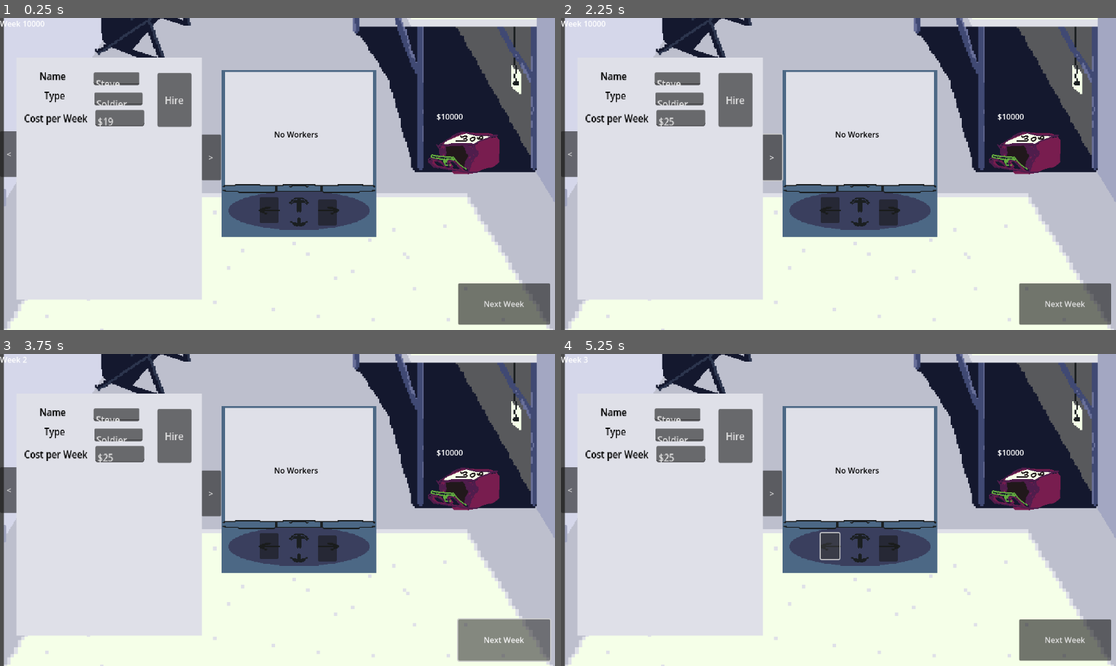
Above: before the commit, frames 1-4 (two rows, left to right).
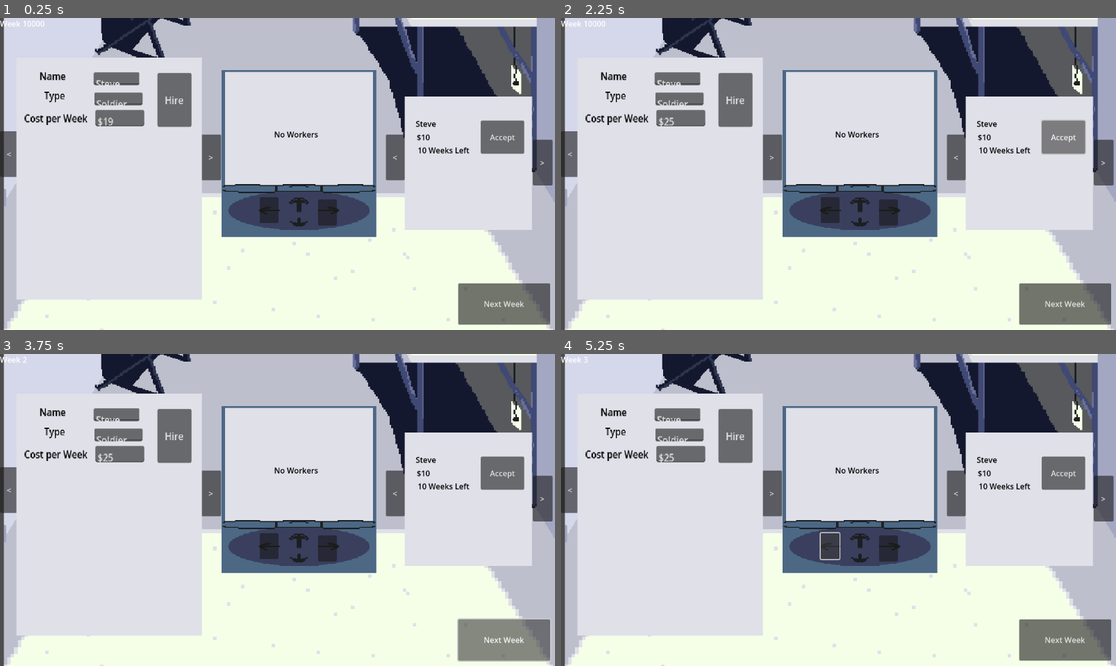
Above: after the commit, the same moments.

Repository: deruitda/ludum-dare-58
Game: Godot game, scene res://main.tscn
Same seed, same stepped clock (60 frames per second), same inputs: the game is played once before the commit and once after it.
Inputs (mouse positions are in pixels of both pictures, inside the frame that each line leads up to):
- Up to frame 1 (0.25 s): no input
- Up to frame 2 (2.25 s): click "<" at 0.5 s; click ">" at 1.25 s; click (1066, 136) at 2 s, where only the run after the commit has a clickable "Accept"
- Up to frame 3 (3.75 s): click (505, 472) at 2.75 s, where only the run after the commit has a clickable "Accept"; click "Next Week" at 3.5 s
- Up to frame 4 (5.25 s): click "Next Week" at 4.25 s; click (827, 547) at 5 s

The runs differ from the first frame. In frame 1, 10% of the frame differs, in the area x 69-100%, y 25-68%; in frame 2, 11%, in the area x 39-100%, y 25-68%; in frame 3, 10%; in frame 4, 10%.
Error in both runs: Out of bounds get index '-1' (on base: 'Array[Worker]') (res://desk/phone.gd:44)

Commit message:
potential income stream showing

Diff:
--- a/desk/IncomeStreamsManagers/potential_income_stream_manager.gd
+++ b/desk/IncomeStreamsManagers/potential_income_stream_manager.gd
@@ -1,12 +1,15 @@
 extends Node
 class_name PotentialIncomeStreamsManager
 
+signal potential_income_stream_generated(income_stream: IncomeStream)
+signal income_stream_accepted(income_stream: IncomeStream)
 
 func generate_income_stream() -> void:
 	var new_income_stream = IncomeStream.new()
 	new_income_stream.income_stream_name = generate_name()
 	new_income_stream.accepted_worker_types = [preload("res://entities/Worker/WorkerType/soldier.tres")]
 	add_child(new_income_stream)
+	potential_income_stream_generated.emit(new_income_stream)
 
 func generate_name() -> String:
 	return "Debt Collection"
@@ -22,4 +25,5 @@
 	var potential_income_streams = get_potential_income_streams()
 	var income_stream = potential_income_streams.pop_at(index)
 	remove_child(income_stream)
+	income_stream_accepted.emit()
 	return income_stream
--- a/desk/Resumes/resumes.gd
+++ b/desk/Resumes/resumes.gd
@@ -42,7 +42,6 @@
 	set_worker_on_resume()
 
 func _on_resume_on_hire_button_pressed() -> void:
-	print('hiya')
 	candidate_manager.hire_worker_by_index(paginator.current_index)
 	set_items()
 	if not paginator.has_items():
--- /dev/null
+++ b/desk/potential_income_stream.gd
@@ -0,0 +1,7 @@
+extends Node2D
+class_name PotentialIncomeStream
+
+signal potential_income_stream_accepted
+
+func _on_accept_income_stream_button_button_up() -> void:
+	potential_income_stream_accepted.emit()
--- /dev/null
+++ b/desk/potential_income_stream.tscn
@@ -0,0 +1,6 @@
+[gd_scene load_steps=2 format=3 uid="uid://70v5654j6yi7"]
+
+[ext_resource type="Script" uid="uid://rljixorojk2i" path="res://desk/potential_income_stream.gd" id="1_63lqq"]
+
+[node name="PotentialIncomeStream" type="Node2D"]
+script = ExtResource("1_63lqq")
--- /dev/null
+++ b/desk/potential_income_streams.gd
@@ -0,0 +1,33 @@
+extends Node2D
+class_name PotentialIncomeStreams
+@export var paginator: Paginator
+@export var no_jobs_available_control: Control
+@export var jobs_available_control: Control
+@onready var potential_income_stream_manager: PotentialIncomeStreamsManager
+
+func set_potential_income_stream_manager(stream_manager: PotentialIncomeStreamsManager) -> void:
+	potential_income_stream_manager = stream_manager
+	potential_income_stream_manager.income_stream_accepted.connect(_on_income_stream_accepted)
+	potential_income_stream_manager.potential_income_stream_generated.connect(_on_potential_income_stream_generated)
+	set_items()
+
+func _on_potential_income_stream_generated(income_stream: IncomeStream) -> void:
+	set_items()
+
+func _on_income_stream_accepted(income_stream: IncomeStream) -> void:
+	set_items()
+
+func set_items() -> void:
+	var potential_income_streams = potential_income_stream_manager.get_potential_income_streams()
+	paginator.set_items(potential_income_streams)
+	if not paginator.has_items():
+		no_jobs_available_control.visible = true
+		jobs_available_control.visible = false
+	else:
+		no_jobs_available_control.visible = false
+		jobs_available_control.visible = true
+
+
+func _on_accept_income_stream_button_button_up() -> void:
+	potential_income_stream_manager.accept_income_stream_by_index(paginator.current_index)
+	set_items()
--- /dev/null
+++ b/desk/potential_income_streams.tscn
@@ -0,0 +1,70 @@
+[gd_scene load_steps=6 format=3 uid="uid://jx2vulg5n542"]
+
+[ext_resource type="Script" uid="uid://mxhshfx6aswx" path="res://desk/potential_income_streams.gd" id="1_nkr53"]
+[ext_resource type="PackedScene" uid="uid://bq8o5jne4yws1" path="res://utilities/paginator.tscn" id="2_3574m"]
+[ext_resource type="LabelSettings" uid="uid://djkpwc0lasqli" path="res://desk/Resumes/resume_label.tres" id="4_ik4lh"]
+[ext_resource type="PackedScene" uid="uid://euex01opw2ii" path="res://ui/income_stream_view.tscn" id="5_ik4lh"]
+[ext_resource type="PackedScene" uid="uid://dbwt8k6axdtsr" path="res://ui/paper.tscn" id="5_xo3c4"]
+
+[node name="PotentialIncomeStreams" type="Node2D" node_paths=PackedStringArray("paginator", "no_jobs_available_control", "jobs_available_control")]
+script = ExtResource("1_nkr53")
+paginator = NodePath("Paginator")
+no_jobs_available_control = NodePath("NoPotentialJobsControl")
+jobs_available_control = NodePath("JobsAvailableControl")
+
+[node name="Paper" parent="." instance=ExtResource("5_xo3c4")]
+
+[node name="Left" type="Button" parent="."]
+offset_left = -171.0
+offset_top = -60.0
+offset_right = -132.0
+offset_bottom = 35.0
+text = "<"
+
+[node name="Right" type="Button" parent="."]
+offset_left = 134.0
+offset_top = -49.0
+offset_right = 175.0
+offset_bottom = 46.0
+text = ">"
+
+[node name="Paginator" parent="." instance=ExtResource("2_3574m")]
+
+[node name="NoPotentialJobsControl" type="Control" parent="."]
+visible = false
+layout_mode = 3
+anchors_preset = 0
+offset_left = -81.0
+offset_top = -48.0
+offset_right = -41.0
+offset_bottom = -8.0
+
+[node name="Label" type="Label" parent="NoPotentialJobsControl"]
+layout_mode = 0
+offset_left = -6.0
+offset_top = 17.0
+offset_right = 202.0
+offset_bottom = 40.0
+text = "No Potential Jobs Available"
+label_settings = ExtResource("4_ik4lh")
+
+[node name="JobsAvailableControl" type="Control" parent="."]
+layout_mode = 3
+anchors_preset = 0
+offset_left = -98.0
+offset_top = -88.0
+offset_right = 83.0
+offset_bottom = -4.0
+
+[node name="IncomeStreamView" parent="JobsAvailableControl" instance=ExtResource("5_ik4lh")]
+position = Vector2(-43, -15)
+
+[node name="AcceptIncomeStreamButton" type="Button" parent="JobsAvailableControl"]
+layout_mode = 0
+offset_left = 124.0
+offset_top = -1.0
+offset_right = 214.0
+offset_bottom = 68.0
+text = "Accept"
+
+[connection signal="button_up" from="JobsAvailableControl/AcceptIncomeStreamButton" to="." method="_on_accept_income_stream_button_button_up"]
--- a/desk/room.gd
+++ b/desk/room.gd
@@ -3,15 +3,18 @@
 
 @export var candidate_manager: CandidateManager
 @export var worker_manager: WorkerManager
+@export var potential_income_streams_manager: PotentialIncomeStreamsManager
+
 @export var resumes: Resumes
 @export var phone: Phone
+@export var potential_income_streams: PotentialIncomeStreams
 
 signal progress_button_click()
 
 func _ready() -> void:
 	resumes.set_candidate_manager(candidate_manager)
 	phone.set_worker_manager(worker_manager)
-
+	potential_income_streams.set_potential_income_stream_manager(potential_income_streams_manager)
 
 func _on_progress_button_click() -> void:
 	progress_button_click.emit()
--- a/desk/room.tscn
+++ b/desk/room.tscn
@@ -6,11 +6,13 @@
 [ext_resource type="PackedScene" uid="uid://cg62p43atjvcx" path="res://desk/phone.tscn" id="3_4is0s"]
 [ext_resource type="PackedScene" uid="uid://04sehxv1q6xu" path="res://desk/money_counter.tscn" id="4_4is0s"]
 [ext_resource type="Script" uid="uid://dn18yypee5ytb" path="res://desk/week_label.gd" id="6_bnidx"]
+[ext_resource type="PackedScene" uid="uid://jx2vulg5n542" path="res://desk/potential_income_streams.tscn" id="7_bs3hi"]
 
-[node name="Room" type="Node2D" node_paths=PackedStringArray("resumes", "phone")]
+[node name="Room" type="Node2D" node_paths=PackedStringArray("resumes", "phone", "potential_income_streams")]
 script = ExtResource("1_bs3hi")
 resumes = NodePath("Resumes")
 phone = NodePath("Phone")
+potential_income_streams = NodePath("PotentialIncomeStreams")
 
 [node name="Background" type="Sprite2D" parent="."]
 position = Vector2(580, 5.0000305)
@@ -38,4 +40,7 @@
 offset_bottom = 33.0
 script = ExtResource("6_bnidx")
 
+[node name="PotentialIncomeStreams" parent="." instance=ExtResource("7_bs3hi")]
+position = Vector2(972, 302)
+
 [connection signal="button_up" from="ProgressButton" to="." method="_on_progress_button_click"]
--- a/main.gd
+++ b/main.gd
@@ -1,10 +1,15 @@
 extends Node2D
 @export var candidate_manager: CandidateManager
+@export var potential_income_stream_manager: PotentialIncomeStreamsManager
 
 func _ready() -> void:
 	candidate_manager.generate_worker()
 	candidate_manager.generate_worker()
 	candidate_manager.generate_worker()
+
+	potential_income_stream_manager.generate_income_stream()
+	potential_income_stream_manager.generate_income_stream()
+	potential_income_stream_manager.generate_income_stream()
 func _on_button_button_up() -> void:
 
 	pass # Replace with function body.
--- a/main.tscn
+++ b/main.tscn
@@ -8,13 +8,15 @@
 [ext_resource type="PackedScene" uid="uid://ddutbdrluxxjn" path="res://desk/IncomeStreamsManagers/potential_income_stream_manager.tscn" id="6_272bh"]
 [ext_resource type="PackedScene" uid="uid://7t8sq5x7di2w" path="res://desk/IncomeStreamsManagers/accepted_income_stream_manager.tscn" id="7_5vw27"]
 
-[node name="Main" type="Node2D" node_paths=PackedStringArray("candidate_manager")]
+[node name="Main" type="Node2D" node_paths=PackedStringArray("candidate_manager", "potential_income_stream_manager")]
 script = ExtResource("1_3fcf7")
 candidate_manager = NodePath("CandidateManager")
+potential_income_stream_manager = NodePath("PotentialIncomeStreamManager")
 
-[node name="Room" parent="." node_paths=PackedStringArray("candidate_manager", "worker_manager") instance=ExtResource("2_1bvp3")]
+[node name="Room" parent="." node_paths=PackedStringArray("candidate_manager", "worker_manager", "potential_income_streams_manager") instance=ExtResource("2_1bvp3")]
 candidate_manager = NodePath("../CandidateManager")
 worker_manager = NodePath("../WorkerManager")
+potential_income_streams_manager = NodePath("../PotentialIncomeStreamManager")
 
 [node name="CandidateManager" parent="." instance=ExtResource("3_1bvp3")]
 
--- a/ui/income_stream_view.tscn
+++ b/ui/income_stream_view.tscn
@@ -1,6 +1,7 @@
-[gd_scene load_steps=2 format=3 uid="uid://euex01opw2ii"]
+[gd_scene load_steps=3 format=3 uid="uid://euex01opw2ii"]
 
 [ext_resource type="Script" uid="uid://vcgoa0uv7lvn" path="res://ui/income_stream_view.gd" id="1_mdr4a"]
+[ext_resource type="LabelSettings" uid="uid://djkpwc0lasqli" path="res://desk/Resumes/resume_label.tres" id="2_b5ulf"]
 
 [node name="IncomeStreamView" type="Node2D" node_paths=PackedStringArray("name_label", "expected_weekly_income_label", "weeks_left_label")]
 script = ExtResource("1_mdr4a")
@@ -14,6 +15,7 @@
 offset_right = 132.0
 offset_bottom = 34.0
 text = "Steve"
+label_settings = ExtResource("2_b5ulf")
 
 [node name="ExpectedWeeklyIncomeLabel" type="Label" parent="."]
 offset_left = 34.0
@@ -21,6 +23,7 @@
 offset_right = 66.0
 offset_bottom = 60.0
 text = "$10"
+label_settings = ExtResource("2_b5ulf")
 
 [node name="WeeksLeftLabel" type="Label" parent="."]
 offset_left = 36.0
@@ -28,3 +31,4 @@
 offset_right = 144.0
 offset_bottom = 87.0
 text = "10 Weeks Left"
+label_settings = ExtResource("2_b5ulf")
--- a/ui/worker_view.gd
+++ b/ui/worker_view.gd
@@ -5,16 +5,9 @@
 @export var cost_value: TextEdit
 
 @onready var worker: Worker
-signal action_button_pressed(worker: Worker)
 
 func set_worker(new_worker: Worker):
 	worker = new_worker
 	name_value.text = worker.worker_name
 	type_value.text = worker.worker_type.type
 	cost_value.text = "$" + str(worker.cost_per_week)
-
-
-func _on_action_button_button_up() -> void:
-	print("pressed")
-	action_button_pressed.emit(worker)
-	pass # Replace with function body.
Not shown, added: desk/potential_income_stream.gd.uid
Not shown, added: desk/potential_income_streams.gd.uid
Not shown: 1 places in desk/room.tscn that only renumber resources
